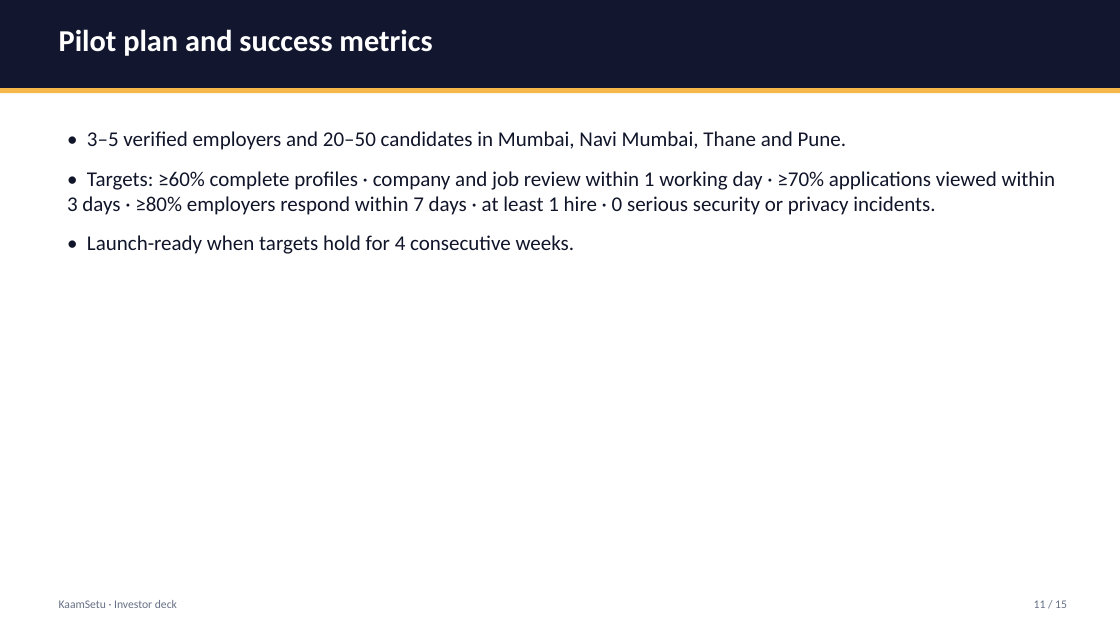
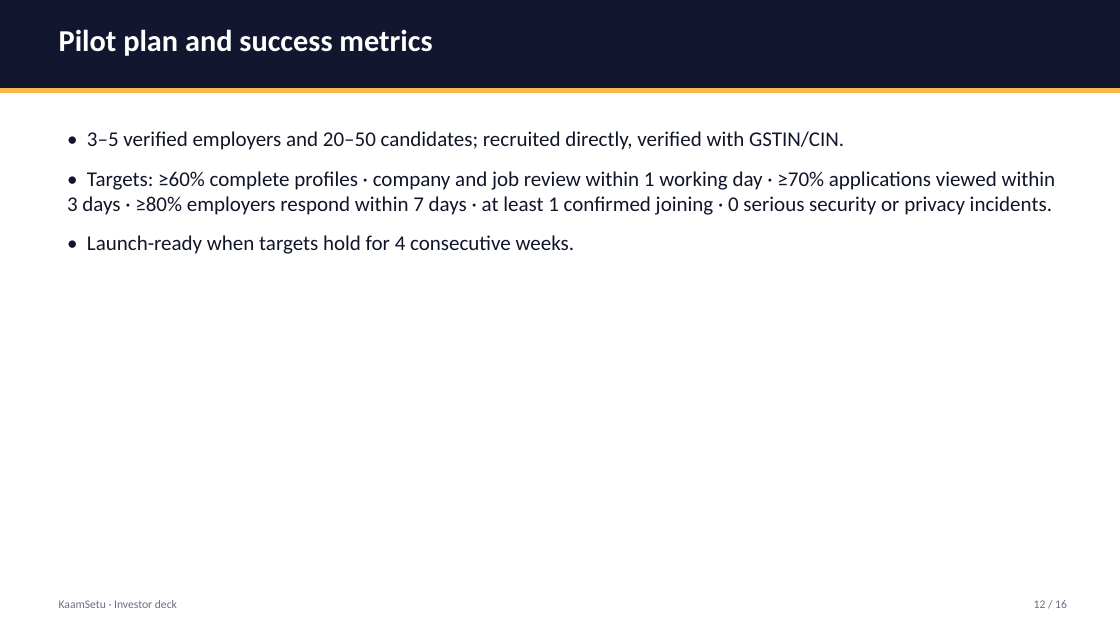
Before and after one commit to Rish866/KaamSetu, a slide deck: slide 12 of docs/decks/KaamSetu-Investor-Deck.pptx (slide 11 before the commit). Drawn at 1120x630 pixels with LibreOffice and Linux fonts; fonts in the diff are those of the drawing. Boxes give left, top, right and bottom in pixels: in the first picture for what was removed or moved away, otherwise in the second. Text is boxed around its words. In the diff, an @@ line names an element or a change of style, - is before the commit and + after.

```diff
--- a/docs/decks/KaamSetu-Investor-Deck.pptx
+++ b/docs/decks/KaamSetu-Investor-Deck.pptx
@@ text at box(67, 131, 1056, 215): text changed @@
-• 3–5 verified employers and 20–50 candidates in Mumbai, Navi Mumbai, Thane and Pune.
-• Targets: ≥60% complete profiles · company and job review within 1 working day · ≥70% applications viewed within 3 days · ≥80% employers respond within 7 days · at least 1 hire · 0 serious security or privacy incidents.
+• 3–5 verified employers and 20–50 candidates; recruited directly, verified with GSTIN/CIN.
+• Targets: ≥60% complete profiles · company and job review within 1 working day · ≥70% applications viewed within 3 days · ≥80% employers respond within 7 days · at least 1 confirmed joining · 0 serious security or privacy incidents.
@@ text at box(1034, 600, 1067, 608): text changed @@
-11 / 15
+12 / 16
```
Also in this commit, not shown: 13 other slides changed, 2 slides added, 1 slide removed, 15 other files.
